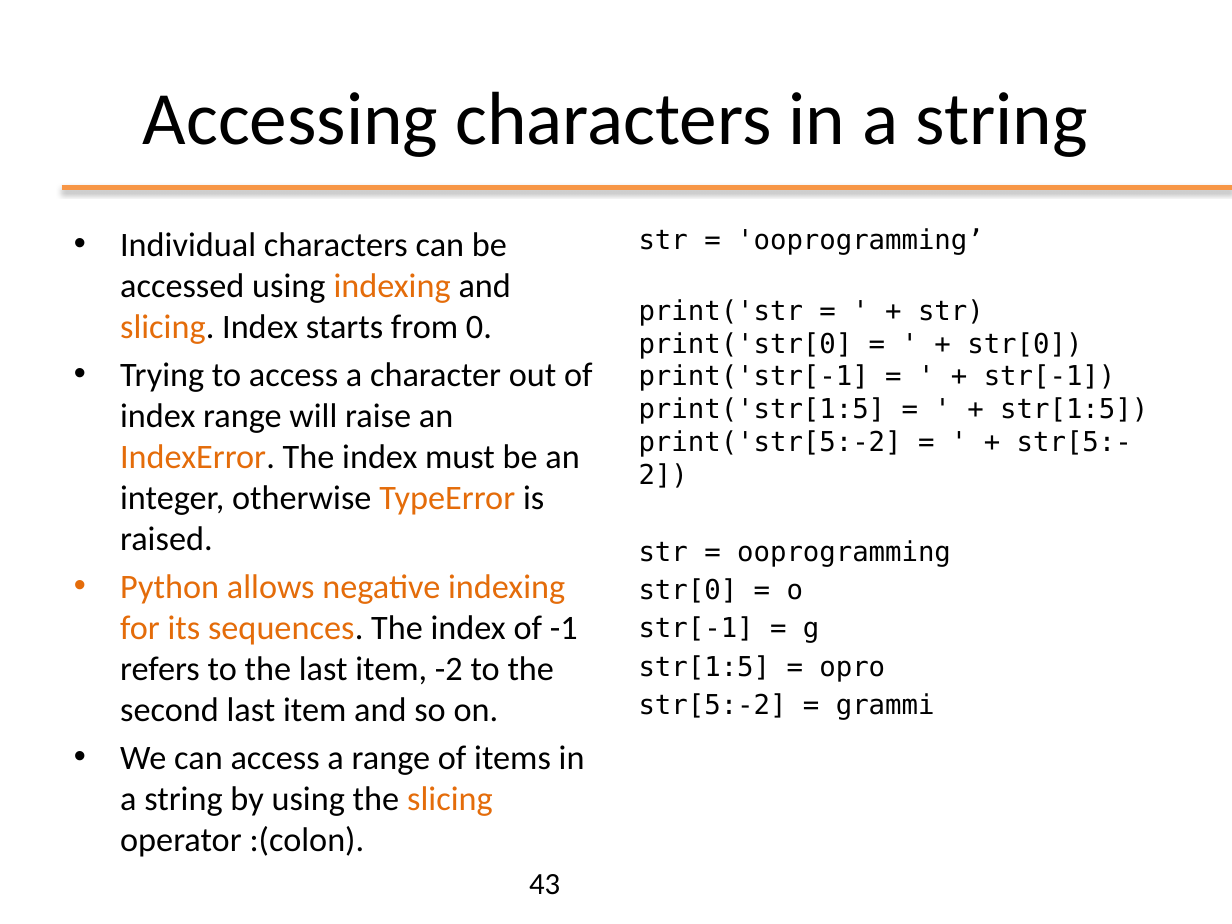
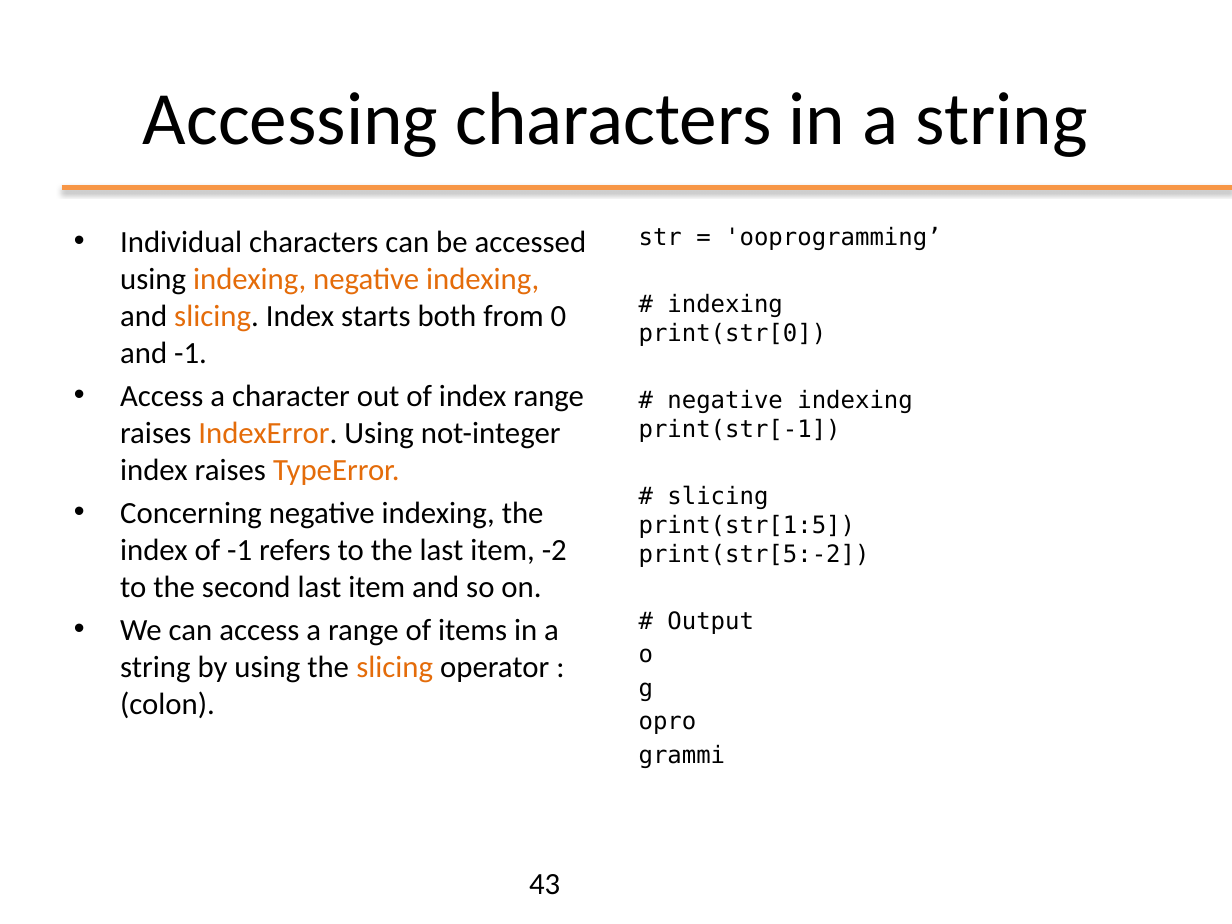
Before and after one commit to nbicocchi/ooprogramming, a slide deck: slide 43 of slides/python/ppt/01 - Python Basics.pptx. Drawn at 1232x924 pixels with LibreOffice and Linux fonts; fonts in the diff are those of the drawing. Boxes give left, top, right and bottom in pixels: in the first picture for what was removed or moved away, otherwise in the second. Text is boxed around its words. In the diff, an @@ line names an element or a change of style, - is before the commit and + after.

```diff
--- a/slides/python/ppt/01 - Python Basics.pptx
+++ b/slides/python/ppt/01 - Python Basics.pptx
@@ text at (120,230,587,598): text changed; size 20 to 18 pt @@
-• Individual characters can be accessed using indexing and slicing. Index starts from 0.
-• Trying to access a character out of index range will raise an IndexError. The index must be an integer, otherwise TypeError is raised.
-• Python allows negative indexing for its sequences. The index of -1 refers to the last item, -2 to the second last item and so on.
+• Individual characters can be accessed using indexing, negative indexing, and slicing. Index starts both from 0 and -1.
+• Access a character out of index range raises IndexError. Using not-integer index raises TypeError.
+• Concerning negative indexing, the index of -1 refers to the last item, -2 to the second last item and so on.
@@ text at (639,226,941,250): size 16 to 14 pt in "str = 'ooprogramming’" @@
@@ text at (639,293,912,768): text changed; size 16 to 14 pt @@
-print('str = ' + str)
-print('str[0] = ' + str[0])
-print('str[-1] = ' + str[-1])
-print('str[1:5] = ' + str[1:5])
-print('str[5:-2] = ' + str[5:-2])
-str = ooprogramming
-str[0] = o
-str[-1] = g
-str[1:5] = opro
-str[5:-2] = grammi
+# indexing
+print(str[0])
+# negative indexing
+print(str[-1])
+# slicing
+print(str[1:5])
+print(str[5:-2])
+# Output
+o
+g
+opro
+grammi
@@ text at (120,619,559,718): size 20 to 18 pt in "We can access a range of items ..." @@
```
Also in this commit, not shown: 23 other slides changed, 2 slides added, 1 slide removed, 1 other file.
